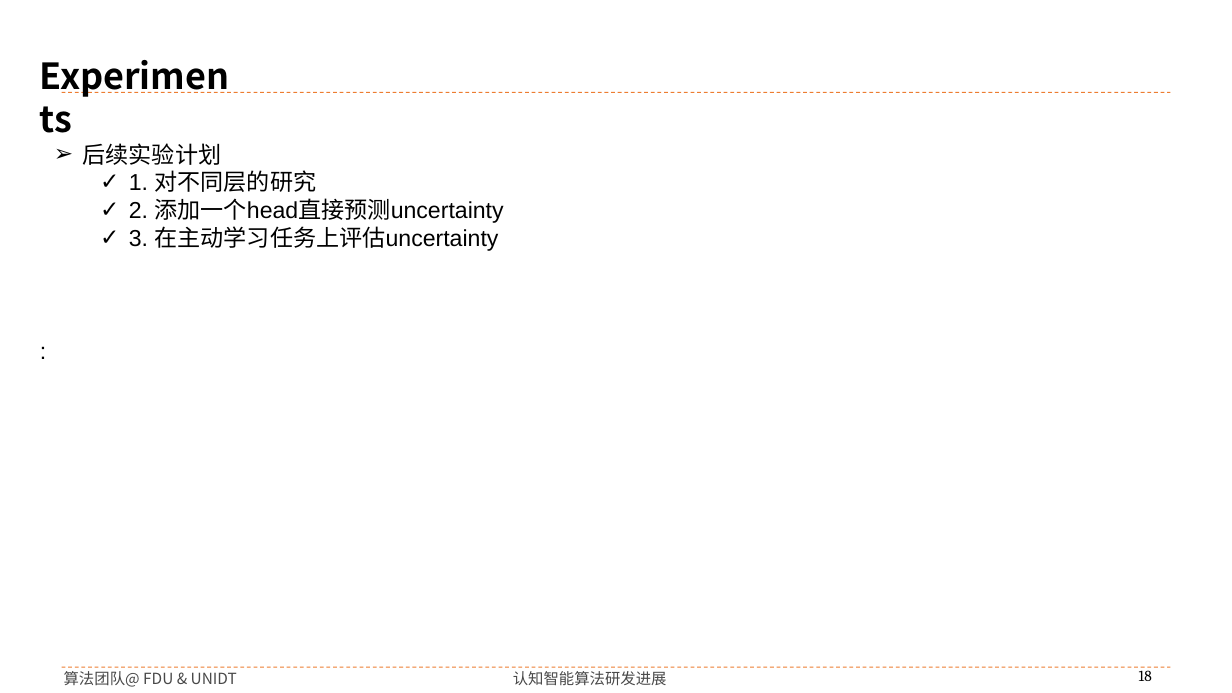
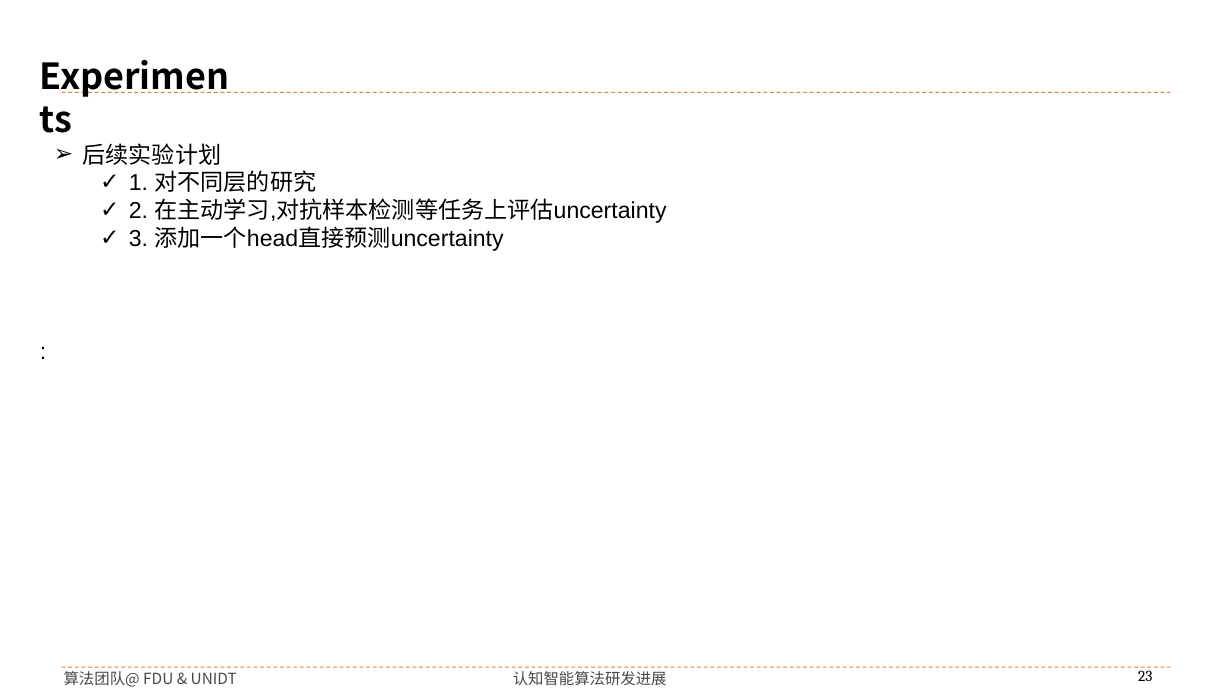
Before and after one commit to buyizhiyou/YYMUncertainty, a slide deck: slide 23 of pre/dum_pre.pptx (slide 18 before the commit). Drawn at 1232x693 pixels with LibreOffice and Linux fonts; fonts in the diff are those of the drawing; background and template pictures are left out. Boxes give left, top, right and bottom in pixels: in the first picture for what was removed or moved away, otherwise in the second. Text is boxed around its words. In the diff, an @@ line names an element or a change of style, - is before the commit and + after.

```diff
--- a/pre/dum_pre.pptx
+++ b/pre/dum_pre.pptx
@@ text at box(129, 198, 667, 251): text changed @@
-  ✓ 2. 添加一个head直接预测uncertainty
-  ✓ 3. 在主动学习任务上评估uncertainty
+  ✓ 2. 在主动学习,对抗样本检测等任务上评估uncertainty
+  ✓ 3. 添加一个head直接预测uncertainty
@@ page number at box(1138, 667, 1152, 681): text changed @@
-18
+23
```
Also in this commit, not shown: 13 other slides changed, 6 slides added, 1 slide removed, 13 other files.
